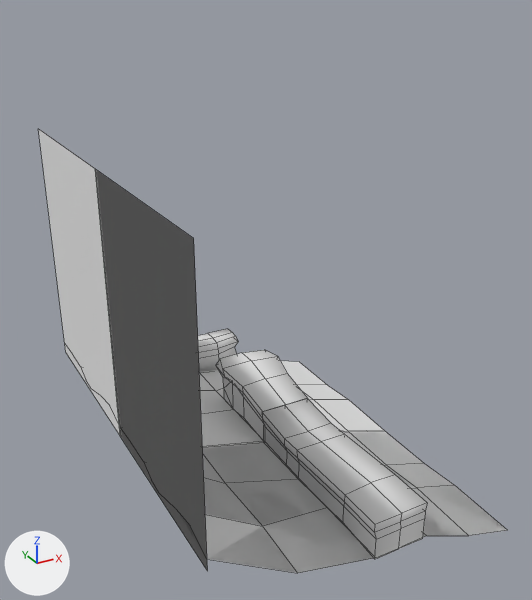
An edit to the Blender file Models/Models.blend, drawn before and after from the same camera.
Rendered twice from a 50 mm lens placed at (-12.6, -17.7, 16.1), pointed at (-1.0, 3.4, 5.5). Every picture has the same lights, and +X, +Y and +Z are marked at lower left. Mesh edges are drawn as thin lines.

Names of what the first picture shows: 'Plane', 'Plane.001', 'Platform.001', 'Platform.004'.
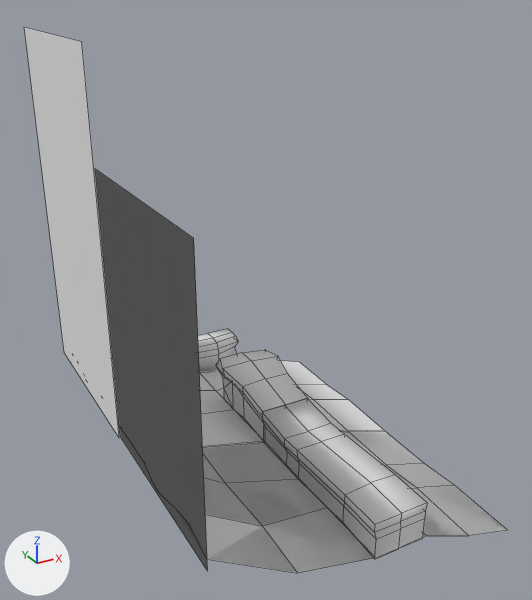
Changed parts and their boxes [x1, y1, x2, y2] in the pictures (532 x 600 px; the box of a moved part takes in the faces that stretch with it):
```json
{"object": "Plane.001", "change": "reshaped", "before": [38, 129, 385, 448], "after": [24, 27, 385, 448], "on screen": "32% taller"}
{"part": 1, "of": "me_plane_001", "change": "moved or reshaped", "before": [38, 129, 121, 436], "after": [24, 27, 119, 437]}
```

The change, as JSON lines over the scene's bpy script:
```json
{"block": "me_plane_001", "where": "me_plane_001.from_pydata(...)  # 36 vertices, 19 faces; spans x -6.73..4.93, y -3.52..3.72, z -1.62..11.33"}
{"block": "me_plane_001", "where": "# used by ob_plane_001; location = (0.09, 7.1, -0.47)"}
{"block": "me_plane_001", "change": "me_plane_001 part 1"}
{"op": "set", "path": "me_plane_001.vertices[10].co", "old": "(-6.73, -3.52, 1.9)", "new": "(-6.79, -3.52, 1.9)", "note": "pixel (121, 437) -> pixel (119, 438)"}
{"op": "set", "path": "me_plane_001.vertices[11].co", "old": "(-6.73, 3.72, 1.9)", "new": "(-6.79, 3.72, 1.9)", "note": "pixel (65, 352) -> pixel (64, 352)"}
{"op": "set", "path": "me_plane_001.vertices[12].co", "old": "(-6.73, -3.52, 11.33)", "new": "(-6.79, -3.52, 14.9)", "note": "pixel (95, 169) -> pixel (81, 41)"}
{"op": "set", "path": "me_plane_001.vertices[13].co", "old": "(-6.73, 3.72, 11.33)", "new": "(-6.79, 3.72, 14.9)", "note": "pixel (38, 128) -> pixel (24, 27)"}
```
